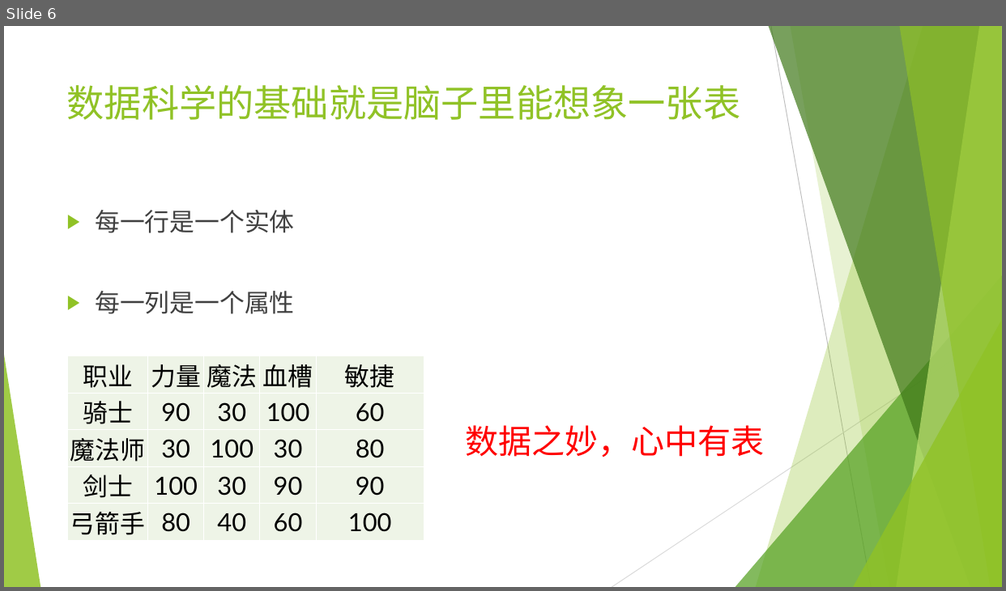
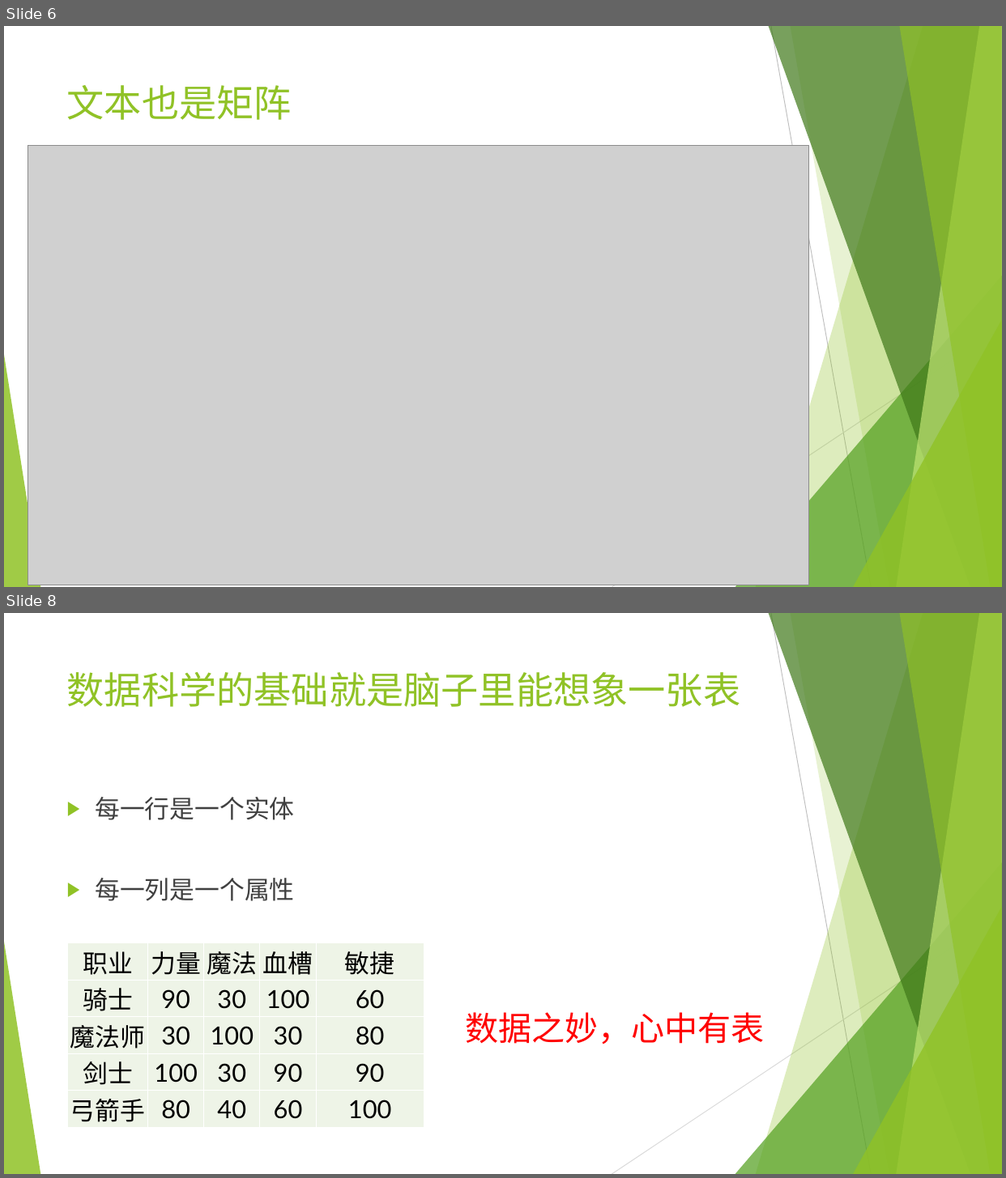
Before and after one commit to wangyi-fudan/BIOL130173, a slide deck: 1_linear_algebra.pptx. Shown one above the other, each under a label of ours: slide 6 before the commit, slides 6 and 8 after it; the slides between them are not shown. The pictures are 1006x591 and 1006x1178 pixels, drawn with LibreOffice and Linux fonts; fonts in the diff are those of the drawing; grey boxes stand for pictures. Boxes give left, top, right and bottom in pixels: in the first picture for what was removed or moved away, otherwise in the second. Text is boxed around its words. In the diff, an @@ line names an element or a change of style, - is before the commit and + after.

```diff
--- a/1_linear_algebra.pptx
+++ b/1_linear_algebra.pptx
@@ slide 6 added at [4,26,1002,587], background #FFFFFF; not listed: 10 template elements that a slide beside it also shows @@
@@ title added at [67,85,292,120], 36 pt, text #90C226 @@
+文本也是矩阵
@@ picture added at [27,146,808,585] @@
@@ what was slide 6 is now slide 8 @@
```
Also in this commit, not shown: 2 other slides added.
